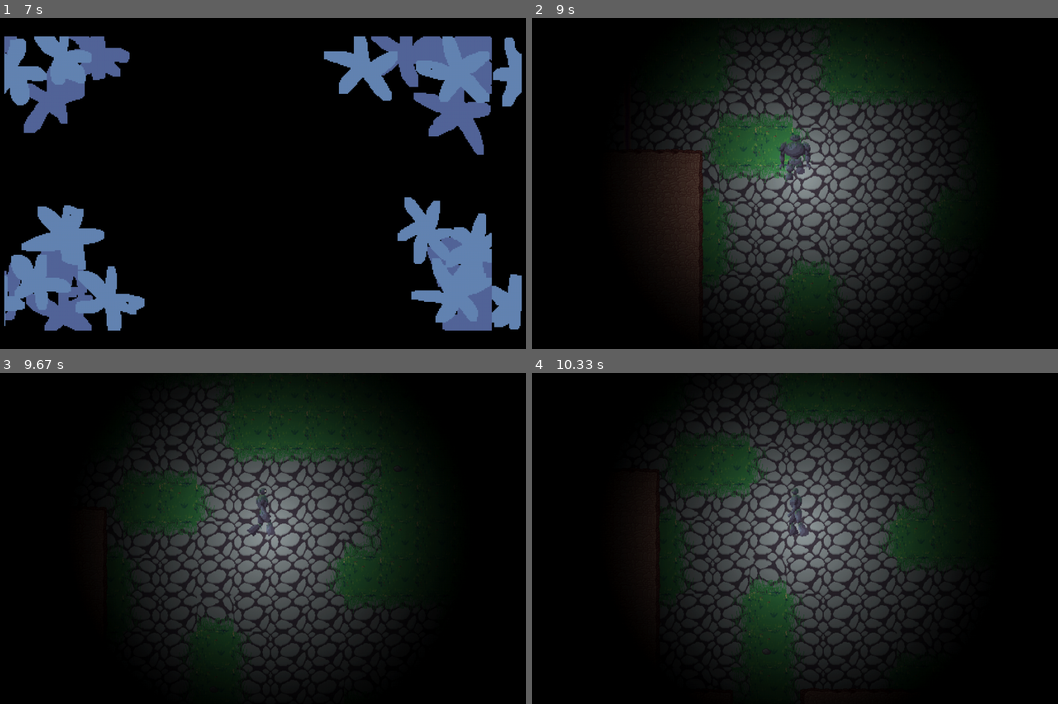
Above: before the commit, frames 1-4 (two rows, left to right).
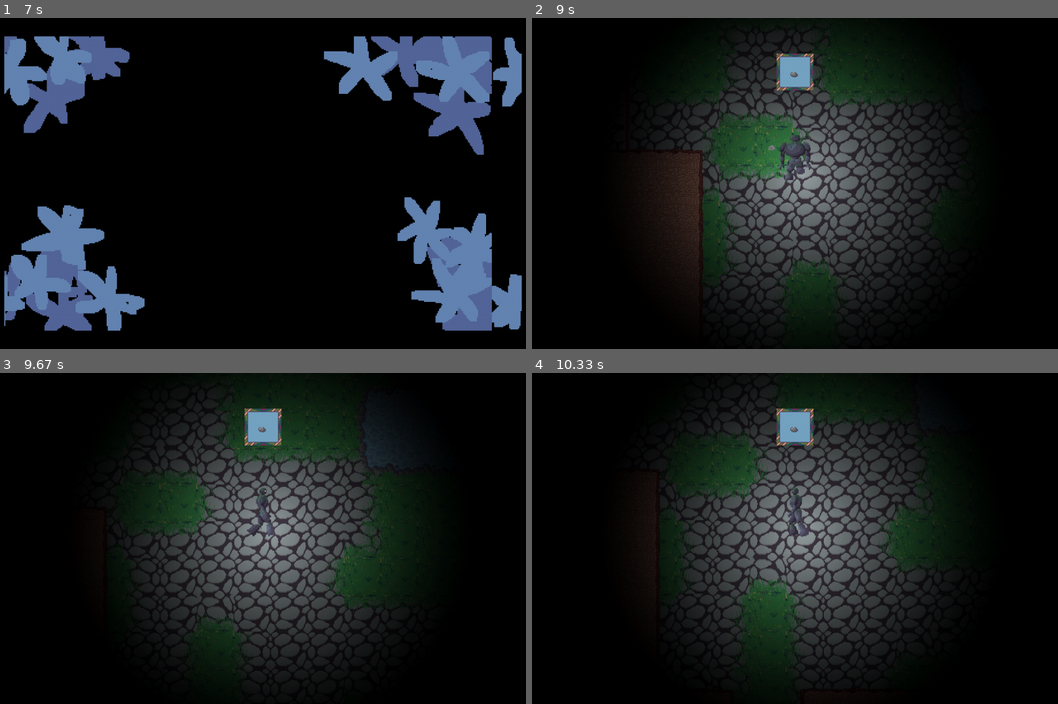
Above: after the commit, the same moments.

Repository: Trickli-bit/EF_Woche_Pygames
Game: pygame game, started from main.py
Same seed, same stepped clock (60 frames per second), same inputs: the game is played once before the commit and once after it.
Inputs:
- Up to frame 1 (7 s): no input
- Up to frame 2 (9 s): hold Left 8.13-8.6 s; hold Up from 8.63 s (still down)
- Up to frame 3 (9.67 s): release Up at 9 s; hold Right from 9.03 s (still down)
- Up to frame 4 (10.33 s): release Right at 9.67 s; hold Down 9.7-10.07 s; hold Left from 10.1 s (still down)

Frame 1 is identical in both runs. In frame 2, 0.8% of the frame differs, in the area x 44-54%, y 10-41%; in frame 3, 0.9%, in the area x 46-75%, y 10-29%; in frame 4, 0.8%.

Commit message:
WaterGeneration

Diff:
--- a/Engine/Entity_Classes/Wall.py
+++ b/Engine/Entity_Classes/Wall.py
@@ -11,6 +11,12 @@
         if flip is not (False, False):
             self.image = pygame.transform.flip(self.image, flip[0], flip[1])
 
+class Water(entities.Entity):
+    def __init__(self, pos_x, pos_y, rect = pygame.Rect(0, 0, 64, 64), rect_attach = "topleft", scale = (64, 64), source = r"Engine\Entity_Classes\Sprites_Entity_Classes\Water.png", solid = True, is_spritesheet = True, fix=False, base_sprite=0, ani_frames_count=8, ani_animations={}, flip = (False, False)):
+        super().__init__(pos_x, pos_y, rect, rect_attach, scale, source, solid, is_spritesheet, fix, base_sprite, ani_frames_count, ani_animations)
+
+        if flip is not (False, False):
+            self.image = pygame.transform.flip(self.image, flip[0], flip[1])
 class Laser_h(entities.Entity):
     def __init__(self, pos_x, pos_y, rect = pygame.Rect(0,0,64,64), rect_attach = "topleft", scale = (64, 64), source = …(229 unchanged characters)…
         super().__init__(pos_x, pos_y, rect, rect_attach, scale, source, solid, is_spritesheet, fix, base_sprite, ani_frames_count, ani_animations)
--- a/Engine/Entity_Classes/interactable.py
+++ b/Engine/Entity_Classes/interactable.py
@@ -81,7 +81,7 @@
 #Axecrafter = interactables(0, 0, pygame.Rect(0, 0, 64, 64), "topleft", (64,64), r"Engine\Entity_Classes\Sprites_Entity_Classes\pixilart-sprite (6).png", True, False, "Axe", "stick", "stone", "air", "air", False, 0, 8, {"Craft_Axe" : [0, 7, 5, False]})
 
 class Mushroom(entities.Entity):
-    def __init__(self, pos_x, pos_y, rect = pygame.Rect(0, 0, 64, 64), rect_attach = "topleft", scale = (64, 64), source = r"Engine\Entity_Classes\Spri …(150 unchanged characters)…
+    def __init__(self, pos_x, pos_y, rect = pygame.Rect(0, 0, 64, 64), rect_attach = "topleft", scale = (192, 192), source = r"Engine\Entity_Classes\Spri …(150 unchanged characters)…
         super().__init__(pos_x, pos_y, rect, rect_attach, scale, source, solid, is_spritesheet, fix, base_sprite, ani_frames_count, ani_animations)
 
     def die(self):
--- a/Main/generation.py
+++ b/Main/generation.py
@@ -61,54 +61,56 @@
         return data
 
     def update_tiles(self, map_):
-        height = len(map_)-2
+        height = len(map_) - 2
         width = max((len(r) for r in map_), default=0)
 
         full = [row[:] + [0] * (width - len(row)) for row in map_]
         new_map = [row[:] for row in full]
 
-        neigh8 = [(-1,0),(1,0),(0,-1),(0,1),(-1,-1),(-1,1),(1,-1),(1,1)]
+        neigh8 = [(-1, 0), (1, 0), (0, -1), (0, 1), (-1, -1), (-1, 1), (1, -1), (1, 1)]
 
         def same_terrain(val, prefix):
-            if prefix == "F":
+            if prefix == "F":  # Floor
                 return val == 2 or (isinstance(val, str) and val.startswith("F"))
-            else:
+            elif prefix == "R":  # Water
+                return val == 1 or (isinstance(val, str) and val.startswith("R"))
+            elif prefix == "W":  # Wall
                 return val == 3 or (isinstance(val, str) and val.startswith("W"))
-
-        # Phase 1: F/W auf 0er Felder propagieren
+            return False
+
+        # Phase 1: F/W/R auf 0er Felder propagieren
         for y in range(height):
             for x in range(width):
                 v = full[y][x]
-                if v == 2 or v == 3:
-                    p = "F" if v == 2 else "W"
+                if v in (1, 2, 3):
+                    p = "F" if v == 2 else ("W" if v == 3 else "R")
                     for dy, dx in neigh8:
                         ny, nx = y + dy, x + dx
                         if 0 <= ny < height and 0 <= nx < width and full[ny][nx] == 0:
                             new_map[ny][nx] = p
 
-        # Tile-Code bestimmen
         def get_tile_code(prefix, top, right, bottom, left, m, y, x):
             def diag(dy, dx):
-                ny, nx = y+dy, x+dx
+                ny, nx = y + dy, x + dx
                 return 0 <= ny < len(m) and 0 <= nx < len(m[0]) and same_terrain(m[ny][nx], prefix)
 
-            top_left = diag(-1,-1)
-            top_right = diag(-1,1)
-            bottom_left = diag(1,-1)
-            bottom_right = diag(1,1)
+            top_left = diag(-1, -1)
+            top_right = diag(-1, 1)
+            bottom_left = diag(1, -1)
+            bottom_right = diag(1, 1)
 
             # Normale äußere Ecken
             if not top and not right: return prefix + "tr"
-            if not top and not left:  return prefix + "tl"
+            if not top and not left: return prefix + "tl"
             if not bottom and not right: return prefix + "br"
-            if not bottom and not left:  return prefix + "bl"
-
-            # Innere Ecken nur für W
-            if prefix == "W":
-                if top and left and not top_left: return "Wic_tl"
-                if top and right and not top_right: return "Wic_tr"
-                if bottom and left and not bottom_left: return "Wic_bl"
-                if bottom and right and not bottom_right: return "Wic_br"
+            if not bottom and not left: return prefix + "bl"
+
+            # Innere Ecken nur für W und R
+            if prefix in ("W", "R"):
+                if top and left and not top_left: return prefix + "ic_tl"
+                if top and right and not top_right: return prefix + "ic_tr"
+                if bottom and left and not bottom_left: return prefix + "ic_bl"
+                if bottom and right and not bottom_right: return prefix + "ic_br"
 
             # Kanten
             if not top: return prefix + "t"
@@ -117,7 +119,7 @@
             if not left: return prefix + "l"
 
             # Innenbereich
-            return 2 if prefix == "F" else 3
+            return 2 if prefix == "F" else (3 if prefix == "W" else 1)
 
         def compute_once(m):
             changed = False
@@ -132,20 +134,21 @@
                         prefix = "F"
                     elif cell == 3 or (isinstance(cell, str) and cell.startswith("W")):
                         prefix = "W"
+                    elif cell == 1 or (isinstance(cell, str) and cell.startswith("R")):
+                        prefix = "R"
                     else:
                         continue
 
-                    top    = same_terrain(m[y-1][x] if y > 0 else 0, prefix)
-                    right  = same_terrain(m[y][x+1] if x < width-1 else 0, prefix)
+                    top = same_terrain(m[y-1][x] if y > 0 else 0, prefix)
+                    right = same_terrain(m[y][x+1] if x < width-1 else 0, prefix)
                     bottom = same_terrain(m[y+1][x] if y < height-1 else 0, prefix)
-                    left   = same_terrain(m[y][x-1] if x > 0 else 0, prefix)
+                    left = same_terrain(m[y][x-1] if x > 0 else 0, prefix)
 
                     new_code = get_tile_code(prefix, top, right, bottom, left, m, y, x)
                     if new_code != cell:
                         out[y][x] = new_code
                         changed = True
             return out, changed
-
 
         # Berechnung + Stabilisierung (3 Durchläufe)
         new_map, _ = compute_once(new_map)
@@ -159,6 +162,7 @@
             new_map[i] = new_map[i][:len(row)]
 
         return new_map
+
 
 
 
@@ -197,41 +201,43 @@
             return self.spritegroup
 
     def generateWall(self):
+        self.horizontal_segment_counter = -1
+        self.vertical_segment_counter = -1
+        for row in self.map_wall:
             self.horizontal_segment_counter = -1
-            self.vertical_segment_counter = -1
-            for row in self.map_wall:
-                self.horizontal_segment_counter = -1
-                self.vertical_segment_counter += 1
-                for elem in row:
-                    self.horizontal_segment_counter += 1
-                    if elem == 3:
-                        self.entitygroup.add(Wall.Wall(self.horizontal_segment_counter * 64, self.vertical_segment_counter * 64, base_sprite=0))
-                    if elem == "Wt":
-                        self.entitygroup.add(Wall.Wall(self.horizontal_segment_counter * 64, self.vertical_segment_counter * 64, base_sprite=6))
-                    if elem == "Wb":
-                        self.entitygroup.add(Wall.Wall(self.horizontal_segment_counter * 64, self.vertical_segment_counter * 64, base_sprite=6, flip = (False, True)))
-                    if elem == "Wr":
-                        self.entitygroup.add(Wall.Wall(self.horizontal_segment_counter * 64, self.vertical_segment_counter * 64, base_sprite=1))
-                    if elem == "Wl":
-                        self.entitygroup.add(Wall.Wall(self.horizontal_segment_counter * 64, self.vertical_segment_counter * 64, base_sprite=2))
-                    if elem == "Wtr":
-                        self.entitygroup.add(Wall.Wall(self.horizontal_segment_counter * 64, self.vertical_segment_counter * 64, base_sprite=3))
-                    if elem == "Wtl":
-                        self.entitygroup.add(Wall.Wall(self.horizontal_segment_counter * 64, self.vertical_segment_counter * 64, base_sprite=4))
-                    if elem == "Wbr":
-                        self.entitygroup.add(Wall.Wall(self.horizontal_segment_counter * 64, self.vertical_segment_counter * 64, base_sprite=3, flip=(False, True)))
-                    if elem == "Wbl":
-                        self.entitygroup.add(Wall.Wall(self.horizontal_segment_counter * 64, self.vertical_segment_counter * 64, base_sprite=4, flip = (False, True)))
-                    if elem == "Wic_tl":
-                        self.entitygroup.add(Wall.Wall(self.horizontal_segment_counter * 64, self.vertical_segment_counter * 64, base_sprite=7, flip = (False, True)))
-                    if elem == "Wic_bl":
-                        self.entitygroup.add(Wall.Wall(self.horizontal_segment_counter * 64, self.vertical_segment_counter * 64, base_sprite=7, flip = (False, False)))
-                    if elem == "Wic_tr":
-                        self.entitygroup.add(Wall.Wall(self.horizontal_segment_counter * 64, self.vertical_segment_counter * 64, base_sprite=7, flip = (True, True)))
-                    if elem == "Wic_br":
-                        self.entitygroup.add(Wall.Wall(self.horizontal_segment_counter * 64, self.vertical_segment_counter * 64, base_sprite=7, flip = (True, False)))
-
-
+            self.vertical_segment_counter += 1
+            for elem in row:
+                self.horizontal_segment_counter += 1
+
+                # Wall (W)
+                if elem == 3: self.entitygroup.add(Wall.Wall(self.horizontal_segment_counter*64, self.vertical_segment_counter*64, base_sprite=0))
+                if elem == "Wt": self.entitygroup.add(Wall.Wall(self.horizontal_segment_counter*64, self.vertical_segment_counter*64, base_sprite=6))
+                if elem == "Wb": self.entitygroup.add(Wall.Wall(self.horizontal_segment_counter*64, self.vertical_segment_counter*64, base_sprite=6, flip=(False, True)))
+                if elem == "Wr": self.entitygroup.add(Wall.Wall(self.horizontal_segment_counter*64, self.vertical_segment_counter*64, base_sprite=1))
+                if elem == "Wl": self.entitygroup.add(Wall.Wall(self.horizontal_segment_counter*64, self.vertical_segment_counter*64, base_sprite=2))
+                if elem == "Wtr": self.entitygroup.add(Wall.Wall(self.horizontal_segment_counter*64, self.vertical_segment_counter*64, base_sprite=3))
+                if elem == "Wtl": self.entitygroup.add(Wall.Wall(self.horizontal_segment_counter*64, self.vertical_segment_counter*64, base_sprite=4))
+                if elem == "Wbr": self.entitygroup.add(Wall.Wall(self.horizontal_segment_counter*64, self.vertical_segment_counter*64, base_sprite=3, flip=(False, True)))
+                if elem == "Wbl": self.entitygroup.add(Wall.Wall(self.horizontal_segment_counter*64, self.vertical_segment_counter*64, base_sprite=4, flip=(False, True)))
+                if elem == "Wic_tl": self.entitygroup.add(Wall.Wall(self.horizontal_segment_counter*64, self.vertical_segment_counter*64, base_sprite=7, flip=(False, True)))
+                if elem == "Wic_bl": self.entitygroup.add(Wall.Wall(self.horizontal_segment_counter*64, self.vertical_segment_counter*64, base_sprite=7, flip=(False, False)))
+                if elem == "Wic_tr": self.entitygroup.add(Wall.Wall(self.horizontal_segment_counter*64, self.vertical_segment_counter*64, base_sprite=7, flip=(True, True)))
+                if elem == "Wic_br": self.entitygroup.add(Wall.Wall(self.horizontal_segment_counter*64, self.vertical_segment_counter*64, base_sprite=7, flip=(True, False)))
+
+                # Water (R)
+                if elem == 1: self.entitygroup.add(Wall.Water(self.horizontal_segment_counter*64, self.vertical_segment_counter*64, base_sprite=0))
+                if elem == "Rt": self.entitygroup.add(Wall.Water(self.horizontal_segment_counter*64, self.vertical_segment_counter*64, base_sprite=6))
+                if elem == "Rb": self.entitygroup.add(Wall.Water(self.horizontal_segment_counter*64, self.vertical_segment_counter*64, base_sprite=6, flip=(False, True)))
+                if elem == "Rr": self.entitygroup.add(Wall.Water(self.horizontal_segment_counter*64, self.vertical_segment_counter*64, base_sprite=1))
+                if elem == "Rl": self.entitygroup.add(Wall.Water(self.horizontal_segment_counter*64, self.vertical_segment_counter*64, base_sprite=2))
+                if elem == "Rtr": self.entitygroup.add(Wall.Water(self.horizontal_segment_counter*64, self.vertical_segment_counter*64, base_sprite=3))
+                if elem == "Rtl": self.entitygroup.add(Wall.Water(self.horizontal_segment_counter*64, self.vertical_segment_counter*64, base_sprite=4))
+                if elem == "Rbr": self.entitygroup.add(Wall.Water(self.horizontal_segment_counter*64, self.vertical_segment_counter*64, base_sprite=3, flip=(False, True)))
+                if elem == "Rbl": self.entitygroup.add(Wall.Water(self.horizontal_segment_counter*64, self.vertical_segment_counter*64, base_sprite=4, flip=(False, True)))
+                if elem == "Ric_tl": self.entitygroup.add(Wall.Water(self.horizontal_segment_counter*64, self.vertical_segment_counter*64, base_sprite=7, flip=(False, True)))
+                if elem == "Ric_bl": self.entitygroup.add(Wall.Water(self.horizontal_segment_counter*64, self.vertical_segment_counter*64, base_sprite=7, flip=(False, False)))
+                if elem == "Ric_tr": self.entitygroup.add(Wall.Water(self.horizontal_segment_counter*64, self.vertical_segment_counter*64, base_sprite=7, flip=(True, True)))
+                if elem == "Ric_br": self.entitygroup.add(Wall.Water(self.horizontal_segment_counter*64, self.vertical_segment_counter*64, base_sprite=7, flip=(True, False)))
 
     def generateItems(self):
         self.horizontal_segment_counter = -1
@@ -267,13 +273,15 @@
                         print("CA")
                         self.entitygroup.add(interactable.interactables(self.horizontal_segment_counter * 64,self.verti …(256 unchanged characters)…
                     if self.map_laser[row][elem] == 22:
-                        self.entitygroup.add(interactable.in …(96 unchanged characters)… (0, 0, 64, 64), "topleft", (128,128), r"", True, True, "Torch", "Stick", "Mushro …(86 unchanged characters)…
+                        self.entitygroup.add(interactable.in …(96 unchanged characters)… (0, 0, 64, 64), "topleft", (128,128), r"Engine\Entity_Classes\Sprites_Entity_Classes\CraftingTableTorch.png", True, True, "Torch", "Stick", "Mushro …(86 unchanged characters)…
                     if self.map_laser[row][elem] == 23:
-                        self.entitygroup.add(interactable.in …(96 unchanged characters)… (0, 0, 64, 64), "topleft", (128,128), r"", True, True, "Map", "Shell", "Rock", " …(76 unchanged characters)…
+                        self.entitygroup.add(interactable.in …(96 unchanged characters)… (0, 0, 64, 64), "topleft", (128,128), r"Engine\Entity_Classes\Sprites_Entity_Classes\CraftingTableMap.png", True, True, "Map", "Shell", "Rock", " …(76 unchanged characters)…
                     if self.map_laser[row][elem] == 24:
                         self.entitygroup.add(interactable.interactables(self.horizontal_segment_counter * 64,self.verti …(204 unchanged characters)…
+                    print(len(str(self.map_laser[row][elem])))
                     if len(str(self.map_laser[row][elem])) == 3:
-                        self.entitygroup.add(npc.Turtle(self.horizontal_segment_counter * 64, self.vertical_segment_counter * 64, width_blocks=str(self.map_laser[row][elem])[1], height_blocks=str(self.map_laser[row][elem])[2]))
+                        print(str(self.map_laser[row][elem])[1], str(self.map_laser[row][elem])[2])
+                        self.entitygroup.add(npc.Turtle(self.horizontal_segment_counter * 64, self.vertical_segment_counter * 64, width_blocks=int(str(self.map_laser[row][elem])[1]), height_blocks=int(str(self.map_laser[row][elem])[2])))
         return self.entitygroup
 
     def generatePrices(self):
--- a/Main/mapCSVInteractables.csv
+++ b/Main/mapCSVInteractables.csv
@@ -18,12 +18,12 @@
 3,3,0,0,0,3,3,3,3,3,0,0,0,3,3,3,3,0,0,0,3,3,3,3,3,0,0,0,0,0,0,3,0,0,0,0,0,0,0,0,0,0,0,0,0,0,0,0,0,0,0,0,0,0,3,0,0,0,3,0,0,0,3,0,0,0,3,3,3,3,3,3,3,3,0,0,0,0,0,0,0,0,3,0,0,0,0,0,0,0,3,0,0,0,3,3,3,0,0,0,3,3
 3,3,0,0,0,0,0,0,0,0,0,0,0,0,0,0,0,0,0,0,3,3,3,3,3,3,3,3,0,0,0,3,0,0,0,0,0,21,0,0,0,0,0,11,0,0,0,0,0,0,0,0,0,0,3,0,0,0,3,0,0,0,3,0,0,0,0,0,0,0,0,0,3,3,0,0,0,0,0,0,0,0,3,0,0,0,0,0,0,0,3,0,0,0,0,0,3,0,0,0,3,3
 3,3,0,0,0,0,0,0,0,0,0,0,0,0,0,0,0,0,0,0,0,0,0,0,0,0,0,0,0,0,0,3,0,0,0,0,0,0,0,0,0,0,0,0,0,0,0,0,0,0,0,0,0,0,3,0,0,0,3,0,0,0,3,0,0,0,0,0,0,0,0,0,3,3,0,0,0,0,0,0,0,0,3,0,0,0,0,0,0,0,3,0,0,0,0,0,3,0,0,0,3,3
-3,3,0,0,0,0,0,0,0,0,0,0,0,0,0,0,0,0,0,0,0,0,0,0,0,0,0,0,0,0,0,3,0,0,0,0,0,0,0,0,0,0,0,0,0,0,0,0,0,0,0,0,0,0,7,0,0,0,3,0,0,0,3,0,0,0,0,0,0,0,0,0,3,3,0,0,0,0,0,0,0,0,3,0,0,0,3,0,0,0,3,0,0,0,0,0,3,0,0,0,3,3
+3,3,0,0,0,0,0,0,0,0,0,0,0,0,0,0,0,0,0,0,0,0,0,0,0,0,0,0,0,0,0,3,0,0,0,22,0,0,0,0,0,0,0,23,0,0,0,0,0,0,0,0,0,0,7,0,0,0,3,0,0,0,3,0,0,0,0,0,0,0,0,0,3,3,0,0,0,0,0,0,0,0,3,0,0,0,3,0,0,0,3,0,0,0,0,0,3,0,0,0,3,3
 3,3,3,3,3,3,3,3,3,3,3,3,3,0,0,0,3,3,0,0,0,0,0,0,0,0,0,0,0,0,0,7,0,0,0,0,0,0,0,0,0,0,0,0,0,0,0,0,0,0,0,0,0,0,6,0,0,0,3,0,0,0,3,3,3,3,3,3,3,3,3,3,3,3,0,0,0,0,0,0,0,0,3,0,0,0,3,0,0,0,3,0,0,0,0,0,3,0,0,0,3,3
 3,3,3,3,3,3,3,3,3,3,3,3,3,0,0,0,3,3,0,0,0,0,0,3,3,3,3,3,3,3,3,6,0,0,0,0,0,0,0,0,0,0,0,0,0,0,0,0,0,0,0,0,0,0,4,0,0,0,3,0,0,0,3,3,3,3,3,3,3,3,3,3,3,3,0,0,0,0,0,0,0,0,3,0,0,0,3,0,0,0,3,0,0,0,0,0,3,0,0,0,3,3
 3,3,0,0,0,0,0,0,0,0,0,0,3,0,0,0,3,3,0,0,0,0,0,0,0,0,0,0,0,0,4,0,0,0,0,0,0,0,0,0,0,0,0,0,0,0,0,0,0,0,0,0,0,0,4,0,0,0,3,0,0,0,3,3,0,0,0,0,0,0,0,0,0,0,0,0,0,0,0,0,0,0,3,0,0,0,3,0,0,0,3,0,0,0,3,3,3,0,0,0,3,3
 3,3,0,0,0,0,0,0,0,0,0,0,3,0,0,0,3,3,0,0,0,0,0,0,0,0,0,0,0,0,4,0,0,0,0,0,0,0,0,0,0,0,0,0,0,0,0,0,0,0,0,0,0,0,4,0,0,0,3,0,0,0,3,3,0,0,0,0,0,0,0,0,0,0,0,0,0,0,0,0,0,0,3,0,0,0,3,0,0,0,3,0,0,0,3,3,3,0,0,0,3,3
-3,3,0,0,0,0,0,0,0,0,0,0,3,0,0,0,3,3,0,0,0,0,0,0,0,0,0,0,0,0,4,0,0,0,0,0,0,0,0,0,0,0,0,0,0,0,0,0,0,0,0,0,0,0,4,0,0,0,3,0,0,0,0,0,0,0,0,0,0,0,0,0,0,0,0,0,0,0,0,0,0,0,3,0,0,0,3,0,0,0,0,0,0,0,3,3,3,0,0,0,3,3
+3,3,0,0,0,0,0,0,0,0,0,0,3,0,0,0,3,3,0,0,0,0,0,0,0,0,0,0,0,0,4,0,0,0,0,0,0,0,0,0,0,0,0,0,0,0,0,0,0,0,144,0,0,0,4,0,0,0,3,0,0,0,0,0,0,0,0,0,0,0,0,0,0,0,0,0,0,0,0,0,0,0,3,0,0,0,3,0,0,0,0,0,0,0,3,3,3,0,0,0,3,3
 3,3,0,0,0,0,0,0,3,3,3,3,3,0,0,0,3,3,0,0,0,3,3,3,3,3,3,3,0,0,4,0,0,0,0,0,0,0,0,0,0,0,0,0,0,0,0,0,0,0,0,0,0,0,4,0,0,0,3,0,0,0,0,0,0,0,0,0,0,0,0,0,3,3,0,0,0,0,0,0,0,0,3,0,0,0,3,0,0,0,0,0,0,0,3,3,3,0,0,0,3,3
 3,3,0,0,0,3,3,3,3,3,3,3,3,0,0,0,3,3,0,0,0,0,0,0,0,0,0,3,0,0,4,0,0,0,0,0,0,0,0,0,0,0,0,0,0,0,0,0,0,0,0,0,0,0,4,0,0,0,3,0,0,0,0,0,0,0,0,0,0,0,0,0,3,3,0,0,0,0,0,0,0,0,3,0,0,0,3,0,0,0,0,0,0,0,3,3,3,0,0,0,3,3
 3,3,0,0,0,3,3,3,3,3,3,3,3,0,0,0,3,3,0,0,0,0,0,0,0,0,0,3,0,0,3,0,0,0,0,0,0,0,0,0,0,0,0,0,0,0,0,0,0,0,0,0,0,0,4,0,0,0,3,0,0,0,3,3,3,3,3,3,3,3,3,3,3,3,0,0,0,0,0,0,0,0,3,0,0,0,3,3,3,3,3,3,3,3,3,3,3,0,0,0,3,3
--- a/Main/mapCSVWall.csv
+++ b/Main/mapCSVWall.csv
@@ -23,11 +23,11 @@
 3,3,3,3,3,3,3,3,3,3,3,3,3,0,0,0,3,3,0,0,0,0,0,3,3,3,3,3,3,3,3,3,0,0,0,0,0,0,0,0,0,0,0,0,0,0,0,0,0,0,0,0,0,0,3,0,0,0,3,0,0,0,3,3,3,3,3,3,3,3,3,3,3,3,0,0,0,0,0,0,0,0,3,0,0,0,3,0,0,0,3,0,0,0,0,0,3,0,0,0,3,3
 3,3,0,0,0,0,0,0,0,0,0,0,3,0,0,0,3,3,0,0,0,0,0,0,0,0,0,0,0,0,0,0,0,0,0,0,0,0,0,0,0,0,0,0,0,0,0,0,0,0,0,0,0,0,0,0,0,0,3,0,0,0,3,3,0,0,0,0,0,0,0,0,0,0,0,0,0,0,0,0,0,0,3,0,0,0,3,0,0,0,3,0,0,0,3,3,3,0,0,0,3,3
 3,3,0,0,0,0,0,0,0,0,0,0,3,0,0,0,3,3,0,0,0,0,0,0,0,0,0,0,0,0,0,0,0,0,0,0,0,0,0,0,0,0,0,0,0,0,0,0,0,0,0,0,0,0,0,0,0,0,3,0,0,0,3,3,0,0,0,0,0,0,0,0,0,0,0,0,0,0,0,0,0,0,3,0,0,0,3,0,0,0,3,0,0,0,3,3,3,0,0,0,3,3
-3,3,0,0,0,0,0,0,0,0,0,0,3,0,0,0,3,3,0,0,0,0,0,0,0,0,0,0,0,0,0,0,0,0,0,0,0,0,0,0,0,0,0,0,0,0,0,0,0,0,0,0,0,0,0,0,0,0,3,0,0,0,0,0,0,0,0,0,0,0,0,0,0,0,0,0,0,0,0,0,0,0,3,0,0,0,3,0,0,0,0,0,0,0,3,3,3,0,0,0,3,3
+3,3,0,0,0,0,0,0,0,0,0,0,3,0,0,0,3,3,0,0,0,0,0,0,0,0,0,0,0,0,0,0,0,0,0,0,0,0,0,0,1,1,1,1,0,0,0,0,0,0,0,0,0,0,0,0,0,3,0,0,0,0,0,0,0,0,0,0,0,0,0,0,0,0,0,0,0,0,0,0,0,3,0,0,0,3,0,0,0,0,0,0,0,3,3,3,0,0,0,3,3
 3,3,0,0,0,0,0,0,3,3,3,3,3,0,0,0,3,3,0,0,0,3,3,3,3,3,3,3,0,0,0,0,0,0,0,0,0,0,0,0,0,0,0,0,0,0,0,0,0,0,0,0,0,0,0,0,0,0,3,0,0,0,0,0,0,0,0,0,0,0,0,0,3,3,0,0,0,0,0,0,0,0,3,0,0,0,3,0,0,0,0,0,0,0,3,3,3,0,0,0,3,3
 3,3,0,0,0,3,3,3,3,3,3,3,3,0,0,0,3,3,0,0,0,0,0,0,0,0,0,3,0,0,0,0,0,0,0,0,0,0,0,0,0,0,0,0,0,0,0,0,0,0,0,0,0,0,0,0,0,0,3,0,0,0,0,0,0,0,0,0,0,0,0,0,3,3,0,0,0,0,0,0,0,0,3,0,0,0,3,0,0,0,0,0,0,0,3,3,3,0,0,0,3,3
-3,3,0,0,0,3,3,3,3,3,3,3,3,0,0,0,3,3,0,0,0,0,0,0,0,0,0,3,3,3,3,3,0,0,0,0,0,0,0,0,0,0,0,0,0,0,0,0,0,0,0,0,0,0,3,0,0,0,3,0,0,0,3,3,3,3,3,3,3,3,3,3,3,3,0,0,0,0,0,0,0,0,3,0,0,0,3,3,3,3,3,3,3,3,3,3,3,0,0,0,3,3
-3,3,0,0,0,3,3,3,3,3,3,3,3,0,0,0,3,3,0,0,0,0,0,0,0,0,0,3,3,3,3,3,0,0,0,0,0,0,0,0,0,0,0,0,0,0,0,0,0,0,0,0,0,0,3,0,0,0,3,0,0,0,3,3,3,3,3,3,3,3,3,3,3,3,0,0,0,0,0,0,0,0,3,0,0,0,3,3,3,3,3,3,3,3,3,3,3,0,0,0,3,3
+3,3,0,0,0,3,3,3,3,3,3,3,3,0,0,0,0,0,0,0,0,0,0,0,0,0,0,3,3,3,3,3,0,0,0,0,0,0,0,0,0,0,0,0,0,0,0,0,0,0,0,0,0,0,3,0,0,0,3,0,0,0,3,3,3,3,3,3,3,3,3,3,3,3,0,0,0,0,0,0,0,0,3,0,0,0,3,3,3,3,3,3,3,3,3,3,3,0,0,0,3,3
+3,3,0,0,0,3,3,3,3,3,3,3,3,0,0,0,0,0,0,0,0,0,0,0,0,0,0,3,3,3,3,3,0,0,0,0,0,0,0,0,0,0,0,0,0,0,0,0,0,0,0,0,0,0,3,0,0,0,3,0,0,0,3,3,3,3,3,3,3,3,3,3,3,3,0,0,0,0,0,0,0,0,3,0,0,0,3,3,3,3,3,3,3,3,3,3,3,0,0,0,3,3
 3,3,0,0,0,3,3,3,3,3,3,3,3,0,0,0,3,3,3,3,3,3,3,3,0,0,0,3,3,3,3,3,0,0,0,0,0,0,0,0,0,0,0,0,0,0,0,0,0,0,0,0,0,0,3,0,0,0,3,0,0,0,0,0,0,0,3,3,0,0,0,0,0,3,0,0,0,0,0,0,0,0,3,0,0,0,0,0,0,0,0,0,0,3,3,3,3,0,0,0,3,3
 3,3,0,0,0,3,0,0,0,0,0,0,3,0,0,0,3,3,3,3,3,3,3,3,0,0,0,3,3,3,3,3,0,0,0,0,0,0,0,0,0,0,0,0,0,0,0,0,0,0,0,0,0,0,3,0,0,0,3,0,0,0,0,0,0,0,3,3,0,0,0,0,0,3,0,0,0,0,0,0,0,0,3,0,0,0,0,0,0,0,0,0,0,3,3,3,3,0,0,0,3,3
 3,3,0,0,0,3,0,0,0,0,0,0,3,0,0,0,0,0,0,3,0,0,0,0,0,0,0,0,3,3,3,3,0,0,0,0,0,0,0,0,0,0,0,0,0,0,0,0,0,0,0,0,0,0,3,0,0,0,0,0,0,0,0,0,0,0,3,3,0,0,0,0,0,3,0,0,0,0,0,0,0,0,3,0,0,0,0,0,0,0,0,0,0,3,3,3,3,0,0,0,3,3
--- a/Main/sounds.py
+++ b/Main/sounds.py
@@ -9,37 +9,39 @@
 walking_main_character = pygame.mixer.Sound(r"Main\sounds\rocks-crumbling-from-room-or-cave-76827.mp3")
 crafting_axe = pygame.mixer.Sound(r"Main\sounds\rock-cinematic-161648.mp3")
 
+v = 0
+
 def play_background_music(): #Hintergrundmusik (IMPLEMENTIERT)
-    slow_theme.set_volume(0.1)
+    slow_theme.set_volume(v)
     slow_theme.play(loops = -1)
 
 def play_water_bubble(): #beim abauen der Pilzes (x)
-    water_bubble.set_volume(0.1)
+    water_bubble.set_volume(v)
     water_bubble.play()
 
 def play_breath(): #Sound, sobald man eine Fackel in der Hand hält (x)
-    breath.set_volume(0.1)
+    breath.set_volume(v)
     breath.play()
 
 def play_bubble_pop(): #Sound für das aufsammeln von Items (IMPLEMENTIERT)
-    bubble_pop.set_volume(0.1)
+    bubble_pop.set_volume(v)
     bubble_pop.play()
 
 def play_sword_slice(): #beim angreifen eines Mobs (x)
-    sword_slice.set_volume(0.1)
+    sword_slice.set_volume(v)
     sword_slice.play()
 
 def play_monkey_noise(): #Endanimation (x)
-    monkey_noise.set_volume(0.1)
+    monkey_noise.set_volume(v)
     monkey_noise.play()
 
 def play_walking_main_character(): #Laufsound des Hauptcharakters (IMPLEMENTIERT)
-    walking_main_character.set_volume(0.1)
+    walking_main_character.set_volume(v)
     walking_main_character.play()
 
 def stop_walking_main_character():
     walking_main_character.stop()
 
 def play_crafting_axe(): #Sound für das craften der Axt (IMPLEMENTIERT)
-    crafting_axe.set_volume(0.1)
+    crafting_axe.set_volume(v)
     crafting_axe.play()
Binary file added: Engine/Entity_Classes/Sprites_Entity_Classes/CraftingTableMap.png
Binary file added: Engine/Entity_Classes/Sprites_Entity_Classes/CraftingTableTorch.png
Binary file added: Engine/Entity_Classes/Sprites_Entity_Classes/Water.png
